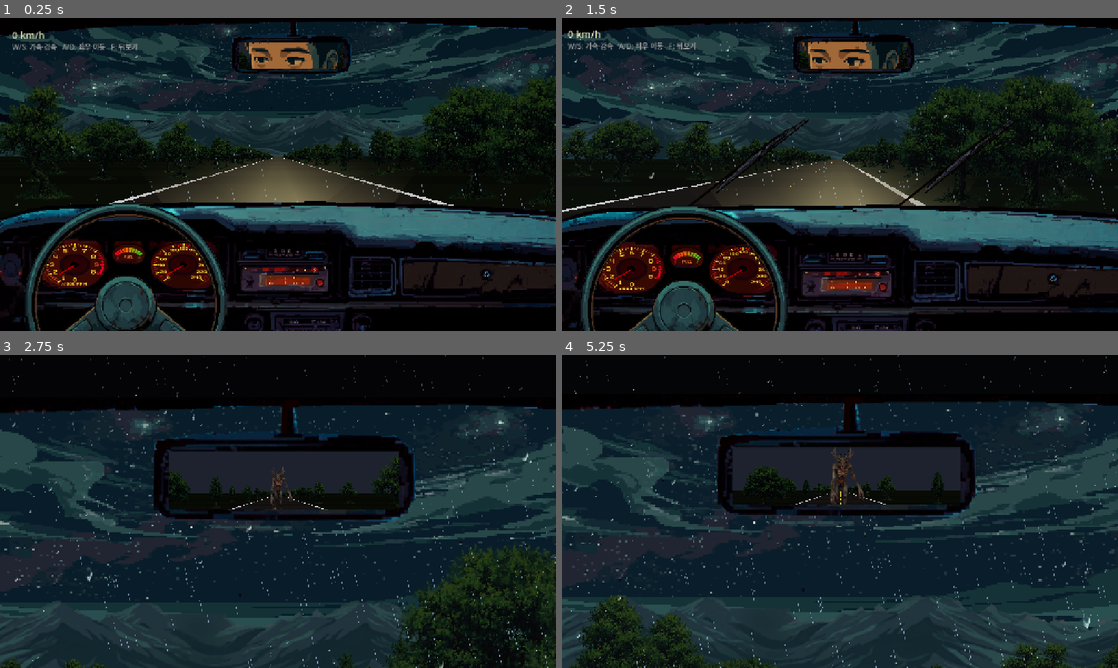
Above: before the commit, frames 1-4 (two rows, left to right).
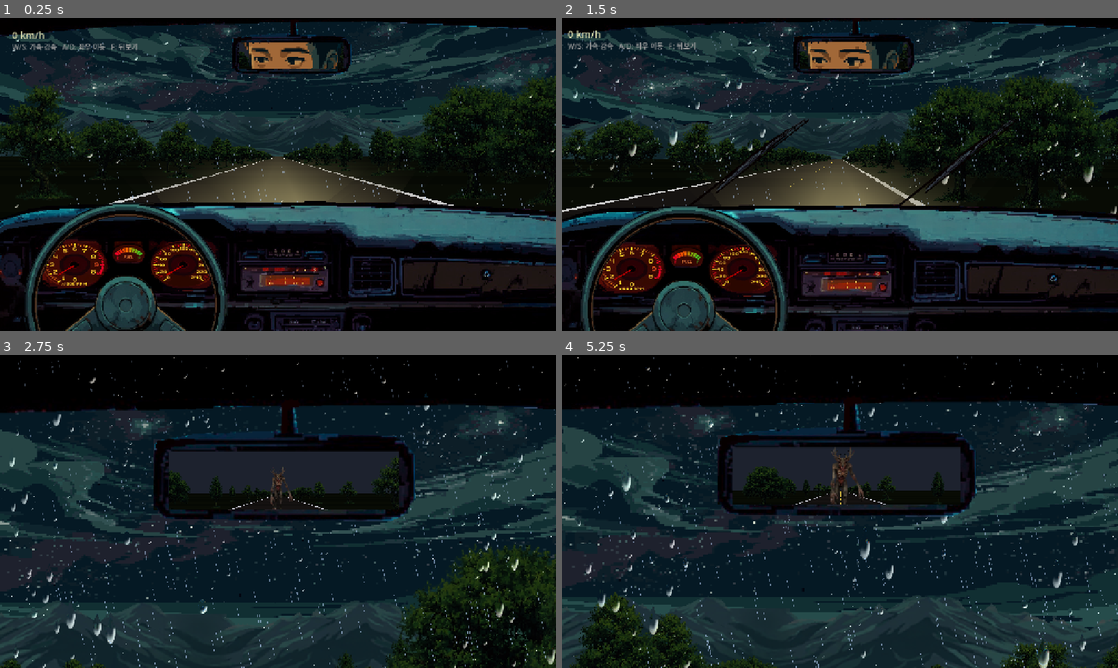
Above: after the commit, the same moments.

Repository: ksm031/LastRoad
Game: Godot game, scene res://scenes/main.tscn
The game is run twice, just before and just after one commit, with the same random seed, the same clock (stepped at 60 frames per second) and the same inputs.
Inputs:
- Up to frame 1 (0.25 s): no input
- Up to frame 2 (1.5 s): hold Right (ui_right) 0.53-1.28 s; hold F 0.53-1.28 s; hold Down (ui_down) from 1.28 s (still down); tap Z at 1.35 s
- Up to frame 3 (2.75 s): release Down (ui_down) at 2.03 s; hold Right (ui_right) from 2.03 s (still down); hold F from 2.03 s (still down)
- Up to frame 4 (5.25 s): release Right (ui_right) at 2.78 s; release F at 2.78 s; hold Up (ui_up) 2.78-3.53 s; tap Z at 2.85, 4.35 s; hold F 3.53-4.28 s; hold Left (ui_left) 3.53-5.03 s; hold Down (ui_down) from 5.03 s (still down); hold F from 5.03 s (still down)

The runs differ from the first frame. In frame 1, 0.3% of the frame differs, in the area x 2-100%, y 1-61%; in frame 2, 1.4%; in frame 3, 2.2%; in frame 4, 2.3%, in the area x 0-100%, y 0-100%.

Commit message:
ㅁㅇㅇㄹㅁ
ㅁ

Diff:
--- a/scripts/rain_renderer.gd
+++ b/scripts/rain_renderer.gd
@@ -4,17 +4,17 @@
 const SCREEN_H := 720.0
 
 # ── 공중 빗줄기 (차창 밖 비) ────────────────────────────────
-const N_AIR_DROPS   := 260
+const N_AIR_DROPS   := 420
 const AIR_SPEED     := 720.0
 const AIR_LEAN_DEG  := 12.0
 const AIR_LEN       := 22.0
 
 # ── 유리 물방울 풀 ──────────────────────────────────────────
-const MAX_DROPS        := 200
-const SPAWN_RATE       := 65.0    # drops/sec
-const SLIDE_THRESHOLD  := 4.2     # 이 반지름(px) 이상이면 미끄러짐
-const SLIDE_ACCEL_K    := 38.0    # 가속도 계수
-const MAX_STRETCH      := 2.6
+const MAX_DROPS        := 350
+const SPAWN_RATE       := 220.0   # drops/sec
+const SLIDE_THRESHOLD  := 3.5     # 이 반지름(px) 이상이면 미끄러짐
+const SLIDE_ACCEL_K    := 45.0    # 가속도 계수
+const MAX_STRETCH      := 3.0
 const MERGE_FACTOR     := 0.82    # 반지름합의 82% 이내면 병합
 
 # ── 와이퍼 감지 ─────────────────────────────────────────────
@@ -65,7 +65,7 @@
 	_dvy.resize(MAX_DROPS)
 	_dstretch.resize(MAX_DROPS)
 	for i in MAX_DROPS:
-		_dr[i] = 0.0
+		_dr[i]       = 0.0
 		_dstretch[i] = 1.0
 
 	_shader_mat = ShaderMaterial.new()
@@ -159,12 +159,12 @@
 			_dx[i] = randf() * SCREEN_W
 			_dy[i] = randf() * SCREEN_H
 			var roll := randf()
-			if roll < 0.68:
-				_dr[i] = 1.2 + randf() * 2.3     # 작음 — 붙어서 정지
-			elif roll < 0.92:
-				_dr[i] = 3.3 + randf() * 2.4     # 중간
+			if roll < 0.60:
+				_dr[i] = 1.5 + randf() * 2.5     # 작음
+			elif roll < 0.88:
+				_dr[i] = 3.8 + randf() * 3.0     # 중간
 			else:
-				_dr[i] = 5.2 + randf() * 3.5     # 큰 — 미끄러질 가능성
+				_dr[i] = 6.0 + randf() * 6.0     # 큰 — 확실히 미끄러짐
 			_dvy[i] = 0.0
 			_dstretch[i] = 1.0
 			return
--- a/scripts/windshield_glass.gdshader
+++ b/scripts/windshield_glass.gdshader
@@ -1,6 +1,6 @@
 shader_type canvas_item;
 
-const int MAX_DROPS = 200;
+const int MAX_DROPS = 350;
 
 uniform sampler2D screen_texture : hint_screen_texture, repeat_disable, filter_linear;
 uniform vec2  screen_size = vec2(1280.0, 720.0);
@@ -10,44 +10,45 @@
 void fragment() {
 	vec2 pixel = SCREEN_UV * screen_size;
 	vec2 total_offset = vec2(0.0);
-	float highlight = 0.0;
+	float highlight    = 0.0;
+	float drop_mask    = 0.0;   // 방울 내부 누적 마스크 (틴트용)
 
 	for (int i = 0; i < MAX_DROPS; i++) {
 		vec4 d = drops[i];
-		if (d.z < 0.5) continue;                // 비활성 슬롯
+		if (d.z < 0.5) continue;
 
 		vec2 local = pixel - d.xy;
 		float stretch = d.w;
-
-		// 수직 방향 스트레치 (미끄러지는 방울)
 		float ly = local.y / stretch;
 
-		// 💧 모양: 위쪽이 뾰족 (stretch가 클수록 강해짐)
+		// 💧 위쪽 뾰족
 		float tx = local.x;
 		if (stretch > 1.12) {
-			float y_norm = ly / d.z;            // -1 top, +1 bottom
-			float top_f = max(-y_norm, 0.0);
+			float y_norm = ly / d.z;
+			float top_f  = max(-y_norm, 0.0);
 			tx *= 1.0 + top_f * (stretch - 1.0) * 1.25;
 		}
 
-		vec2 eff = vec2(tx, ly);
+		vec2  eff = vec2(tx, ly);
 		float dsq = dot(eff, eff);
 		float rsq = d.z * d.z;
 		if (dsq >= rsq) continue;
 
-		float dist = sqrt(dsq);
-		float n = dist / d.z;
-		vec2 dir_eff = eff / max(dist, 0.0001);
-		// 실제 스크린 방향으로 복원 (스트레치 반영)
-		vec2 dir_screen = normalize(vec2(dir_eff.x, dir_eff.y * stretch));
+		float dist       = sqrt(dsq);
+		float n          = dist / d.z;
+		vec2  dir_eff    = eff / max(dist, 0.0001);
+		vec2  dir_screen = normalize(vec2(dir_eff.x, dir_eff.y * stretch));
 
-		// 구면 렌즈 굴절: sin*cos → n≈0.7에서 최대
+		// 구면 렌즈 굴절
 		float ang = n * 1.57079632;
 		float refract_strength = sin(ang) * cos(ang);
-		total_offset -= dir_screen * refract_strength * d.z * 1.05;
+		total_offset -= dir_screen * refract_strength * d.z * 3.2;
 
-		// 좌상단 방향광 스펙큘러
-		vec2 light_dir = normalize(vec2(-0.55, -0.8));
+		// 방울 내부 마스크 (가장자리→0, 중심→1)
+		drop_mask = max(drop_mask, 1.0 - n * n);
+
+		// 스펙큘러 하이라이트
+		vec2  light_dir = normalize(vec2(-0.55, -0.8));
 		float ldot = dot(-dir_screen, light_dir);
 		float hi = smoothstep(0.35, 1.0, ldot)
 			* smoothstep(0.3, 0.8, n)
@@ -57,19 +58,20 @@
 
 	vec2 refract_uv = SCREEN_UV + total_offset / screen_size;
 
-	// 색수차 — Liquid Glass의 프리즘 느낌
-	vec2 ca = total_offset * 0.06 / screen_size;
+	// 색수차
+	vec2  ca    = total_offset * 0.08 / screen_size;
 	float red   = texture(screen_texture, refract_uv + ca).r;
 	float green = texture(screen_texture, refract_uv).g;
 	float blue  = texture(screen_texture, refract_uv - ca).b;
-	vec3 refracted = vec3(red, green, blue);
+	vec3  refracted = vec3(red, green, blue);
 
-	// 전체 유리 틴트 (아주 미미하게 — 방울이 주인공)
-	vec3 tint = vec3(0.46, 0.56, 0.72);
-	float fog = wet_amount * 0.04;
-	vec3 color = mix(refracted, tint, fog);
+	// ── 방울 자체에만 물 색 틴트 ─────────────────────────────
+	// 실제 물방울은 약간 맑고 투명한 파란빛
+	vec3 water_color = vec3(0.72, 0.88, 1.00);
+	vec3 color = mix(refracted, refracted * water_color, drop_mask * 0.28);
 
-	color += vec3(1.0, 0.98, 0.92) * highlight * 0.55;
+	// 스펙큘러
+	color += vec3(1.0, 0.98, 0.94) * highlight * 0.70;
 
 	COLOR = vec4(color, 1.0);
 }
